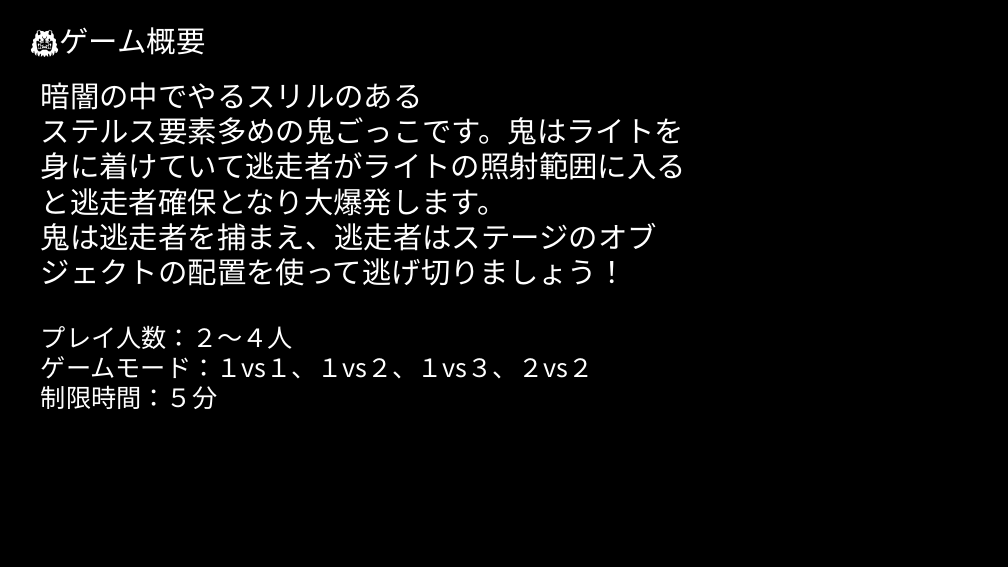
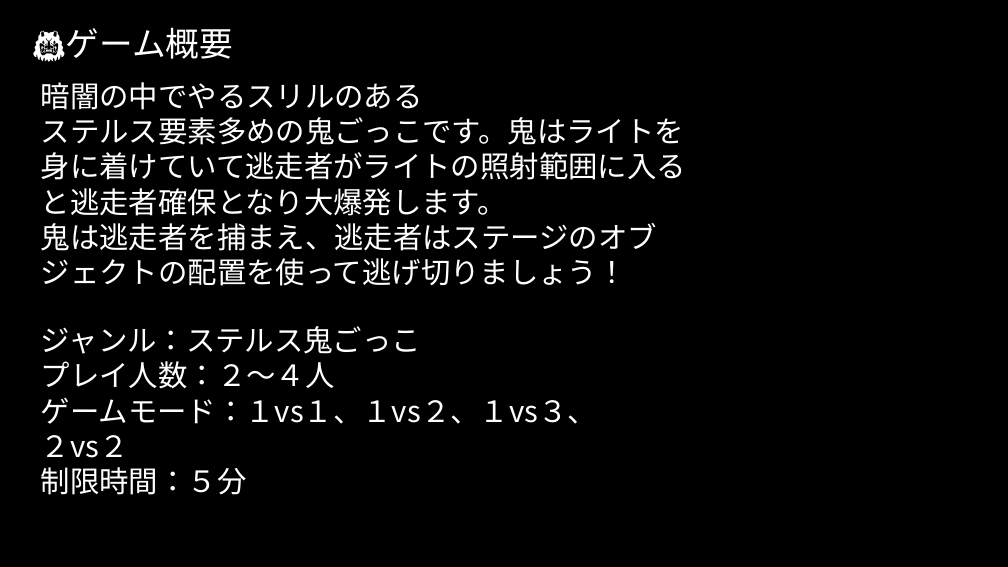
Before and after one commit to ONITeamProject/-, a slide deck: slide 2 of GFF提出作品プレゼン.pptx. Drawn at 1008x567 pixels with LibreOffice and Linux fonts; fonts in the diff are those of the drawing; background and template pictures are left out. Boxes give left, top, right and bottom in pixels: in the first picture for what was removed or moved away, otherwise in the second. Text is boxed around its words. In the diff, an @@ line names an element or a change of style, - is before the commit and + after.

```diff
--- a/GFF提出作品プレゼン.pptx
+++ b/GFF提出作品プレゼン.pptx
@@ text "👹ゲーム概要" at [66,27,233,59]: size 28 to 32 pt @@
@@ text at [41,326,421,354]: paragraph added @@
+ジャンル：ステルス鬼ごっこ
@@ text at [41,361,597,495]: size 24 to 28 pt in "プレイ人数：２～４人", "ゲームモード：１vs１、１vs２、１vs３、２vs２", "制限時間：５分" @@
```
Also in this commit, not shown: 3 other slides changed, 2 slides added.
